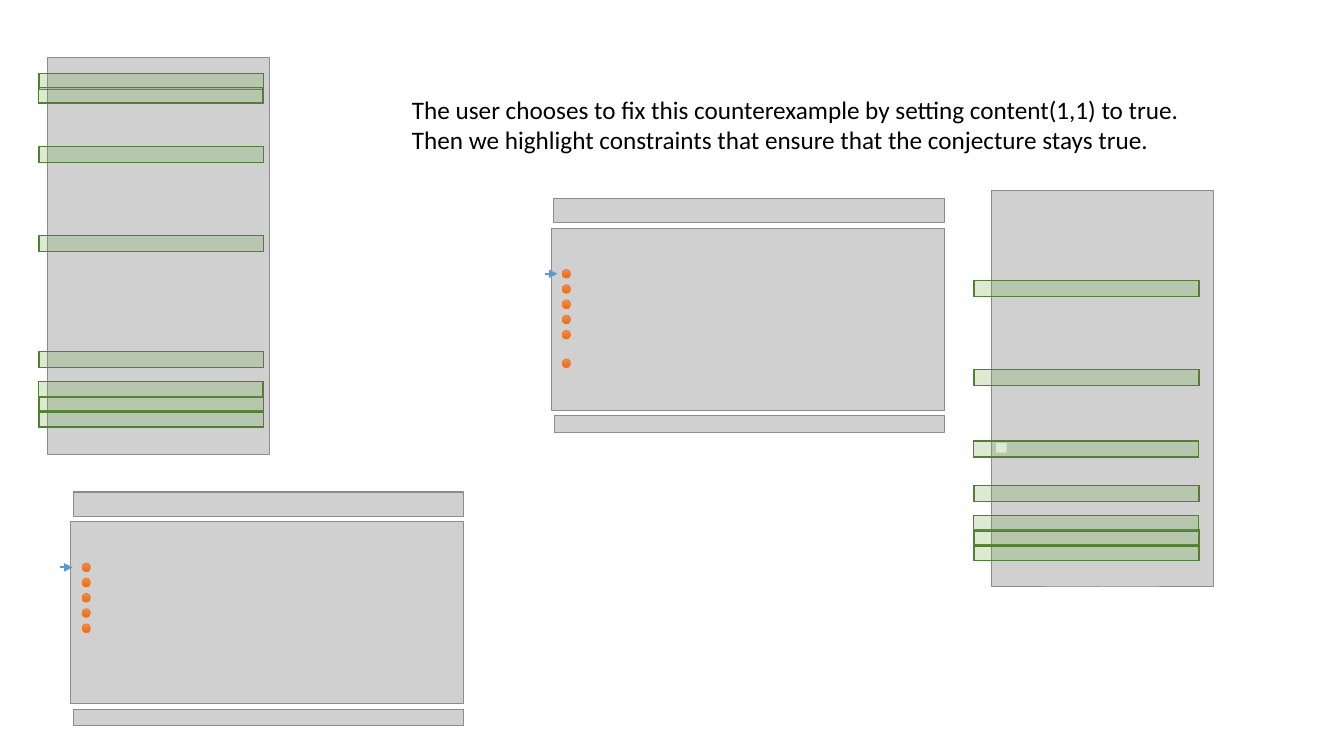
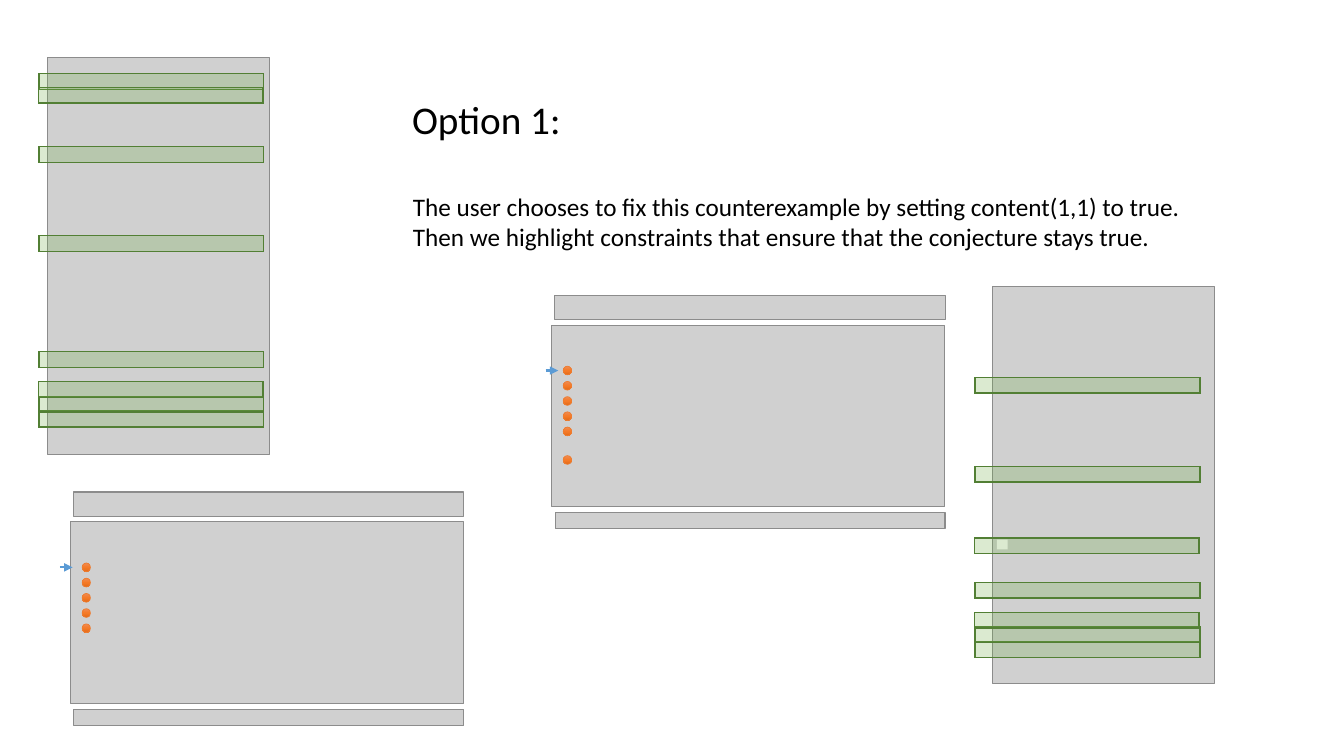
Before and after one commit to tjhance/ivy-research, a slide deck: slide 23 of invariant_synthesis/counterexample_generalization.pptx. Drawn at 1344x756 pixels with LibreOffice and Linux fonts; fonts in the diff are those of the drawing; grey boxes stand for pictures. Boxes give left, top, right and bottom in pixels: in the first picture for what was removed or moved away, otherwise in the second. Text is boxed around its words. In the diff, an @@ line names an element or a change of style, - is before the commit and + after.

```diff
--- a/invariant_synthesis/counterexample_generalization.pptx
+++ b/invariant_synthesis/counterexample_generalization.pptx
@@ text added at (412,107,560,141), 28 pt, text #000000 @@
+Option 1:
@@ 8 rectangles, 6 ellipses, 4 pictures, 1 text, 1 arrow: place and size @@
-8 rectangles, 6 ellipses, 4 pictures, 1 text, 1 arrow at (412,100,1214,588)
+8 rectangles, 6 ellipses, 4 pictures, 1 text, 1 arrow at (413,197,1215,685)
```
Also in this commit, not shown: 2 other slides changed, 1 slide added, 1 slide removed.
